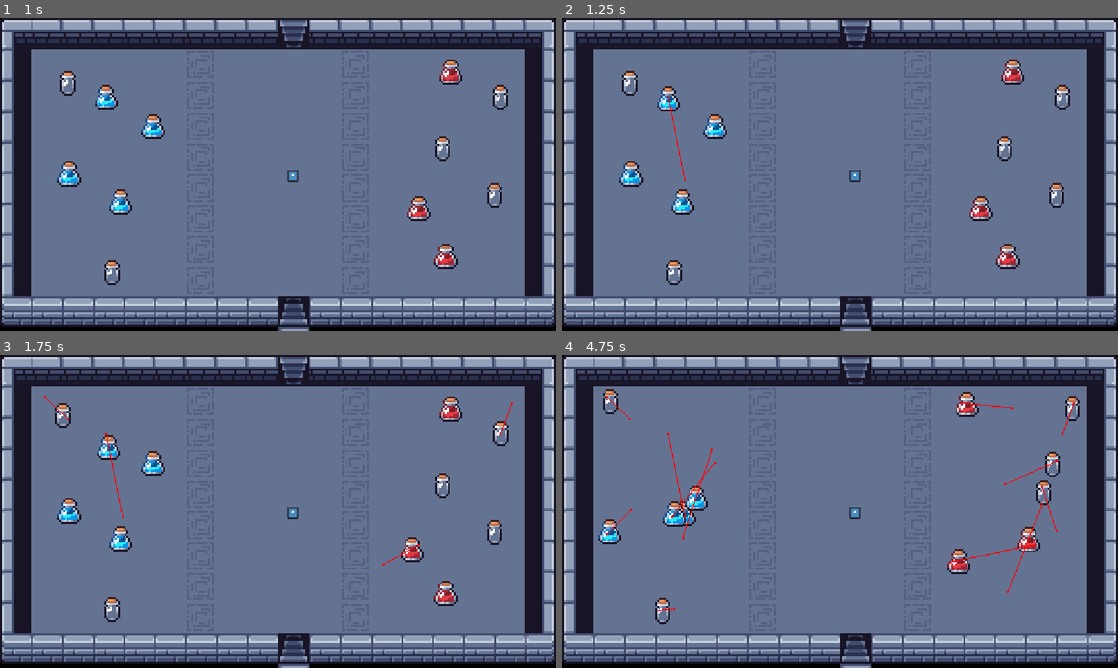
Above: before the commit, frames 1-4 (two rows, left to right).
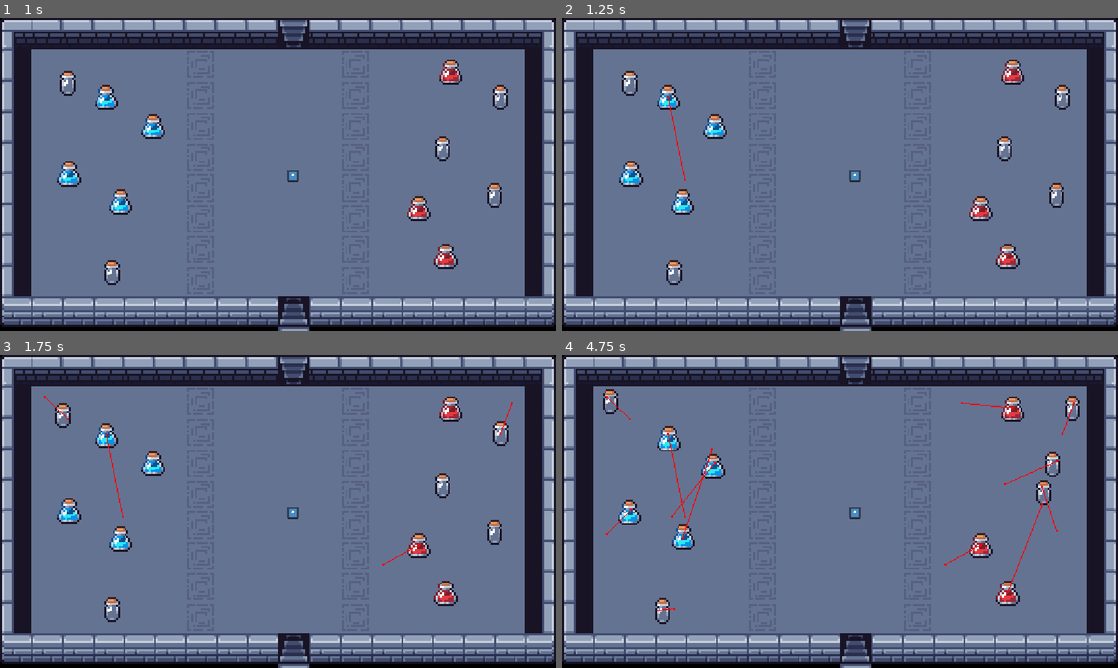
Above: after the commit, the same moments.

Repository: bnjmntmm/play_dungeon_crawler
Game: Godot game, scene res://scenes/start_room/start_room.tscn
The game is run twice, just before and just after one commit, with the same random seed, the same clock (stepped at 60 frames per second) and the same inputs. The engine's default icon, where the game draws it, is replaced by a stand-in: a white triangle on a blue panel in a dark square.
Inputs:
- Up to frame 1 (1 s): tap Enter (ui_accept) at 0.5, 0.77 s; hold Right (ui_right) from 0.53 s (still down)
- Up to frame 2 (1.25 s): keep holding Right (ui_right)
- Up to frame 3 (1.75 s): release Right (ui_right) at 1.28 s; hold Left (ui_left) from 1.28 s (still down); tap Enter (ui_accept) at 1.52 s
- Up to frame 4 (4.75 s): release Left (ui_left) at 2.03 s; hold Right (ui_right) 2.03-2.78 s; hold Up (ui_up) 2.78-3.53 s; tap Enter (ui_accept) at 3.02, 3.77, 4.52 s; hold Left (ui_left) from 3.53 s (still down)

Frame 1 is identical in both runs. In frame 2, 0.1% of the frame differs, in the area x 17-22%, y 21-30%; in frame 3, 0.7%; in frame 4, 3.1%, in the area x 6-86%, y 11-81%.

Commit message:
preview attack speed (as sound) + preview detection range

Diff:
--- a/feature/editor tool/ToolUI.tscn
+++ b/feature/editor tool/AnimalEditorToolUI.tscn
@@ -1,7 +1,7 @@
 [gd_scene format=3 uid="uid://b67wubyj4rlpj"]
 
-[ext_resource type="Texture2D" uid="uid://f7yyvqmuwkw5" path="res://feature/editor tool/Cracks/Cracks_04-512x512.png" id="1_hdnnn"]
-[ext_resource type="Texture2D" uid="uid://cx313cyyhra11" path="res://feature/editor tool/Cracks/Cracks_01-512x512.png" id="2_pifnq"]
+[ext_resource type="PackedScene" uid="uid://brw30a03c54k3" path="res://scenes/tileset_placeables/animal_scene.tscn" id="2_jd8r5"]
+[ext_resource type="Texture2D" uid="uid://cx313cyyhra11" path="res://feature/editor tool/Cracks/Cracks_01-512x512.png" id="3_mt0ab"]
 
 [sub_resource type="GDScript" id="GDScript_ie1n7"]
 script/source = "@tool
@@ -27,7 +27,10 @@
 var soundDictionary: Dictionary[int, AudioStream]
 
 const invalid_color:Color = Color(1,0,0)
-@onready var sprite_2d: Sprite2D = %Sprite2D
+@onready var animal_scene: AnimalScene = %AnimalScene
+@onready var attack_timer: Timer = %AttackTimer
+
+
 
 var config_file:AnimalConfig
 
@@ -97,7 +100,9 @@
 	for control:Control in grid_con.get_children():
 		var button := control.get_child(0) as Button
 		if button.is_hovered() == true:
-			sprite_2d.texture = buttonDictionary.get(button)
+			for child in animal_scene.get_children():
+				if child is Sprite2D:
+					child.texture = buttonDictionary.get(button)
 			config_file.sprite = buttonDictionary.get(button)
 
 func populate_sound_selection():
@@ -186,6 +191,7 @@
 	else:
 		attack_speed_text_edit.set_modulate(invalid_color)
 	print(\"new attack speed value: \", new_text)
+	attack_timer.wait_time = float(config_file.attack_speed)
 
 func _on_detection_range_text_edit_text_changed(new_text: String) -> void:
 	if new_text.is_valid_int():
@@ -194,6 +200,11 @@
 	else:
 		detection_range_text_edit.set_modulate(invalid_color)
 	print(\"new detection rate value: \", new_text)
+	var nodes =  animal_scene.get_tree().get_nodes_in_group(\"detection_range\")
+	var range_shape:CollisionShape2D =nodes[0]
+	if range_shape.shape is CircleShape2D:
+		range_shape.shape.radius = config_file.detection_range
+
 
 func set_value(lineEdit: LineEdit, value: int):
 	lineEdit.text = str(value)
@@ -269,6 +280,7 @@
 			i = int(attack_speed_text_edit.text)
 	i = i + 1
 	attack_speed_text_edit.text = str(i)
+	attack_speed_text_edit.text_changed.emit(str(i))
 
 
 func _on_attack_speed_down_button_pressed() -> void:
@@ -280,7 +292,7 @@
 			i = int(attack_speed_text_edit.text)
 	i = i - 1
 	attack_speed_text_edit.text = str(i)
-
+	attack_speed_text_edit.text_changed.emit(str(i))
 
 func _on_detection_range_up_button_pressed() -> void:
 	var i:int
@@ -302,6 +314,10 @@
 			i = int(detection_range_text_edit.text)
 	i = i - 1
 	detection_range_text_edit.text = str(i)
+
+
+func _on_attack_timer_timeout() -> void:
+	audio_stream_player.play()
 "
 
 [sub_resource type="LabelSettings" id="LabelSettings_p04p2"]
@@ -351,11 +367,13 @@
 size = Vector2i(559, 268)
 render_target_update_mode = 4
 
-[node name="Sprite2D" type="Sprite2D" parent="MarginContainer/VBoxContainer/HBoxContainer2/SubViewportContainer/SubViewport" unique_id=30905324]
-unique_name_in_owner = true
-position = Vector2(179, 71)
-scale = Vector2(0.2, 0.2)
-texture = ExtResource("1_hdnnn")
+[node name="AnimalScene" parent="MarginContainer/VBoxContainer/HBoxContainer2/SubViewportContainer/SubViewport" unique_id=775286256 instance=ExtResource("2_jd8r5")]
+unique_name_in_owner = true
+position = Vector2(224, 110)
+
+[node name="AttackTimer" type="Timer" parent="MarginContainer/VBoxContainer/HBoxContainer2/SubViewportContainer/SubViewport" unique_id=273348902]
+unique_name_in_owner = true
+autostart = true
 
 [node name="MarginContainer" type="MarginContainer" parent="MarginContainer/VBoxContainer/HBoxContainer2" unique_id=2097317905]
 layout_mode = 2
@@ -606,6 +624,7 @@
 
 [node name="AudioStreamPlayer" type="AudioStreamPlayer" parent="." unique_id=1746640066]
 
+[connection signal="timeout" from="MarginContainer/VBoxContainer/HBoxContainer2/SubViewportContainer/SubViewport/AttackTimer" to="." method="_on_attack_timer_timeout"]
 [connection signal="text_changed" from="MarginContainer/VBoxContainer/HBoxContainer2/MarginContainer/GridContainer/BoxContainer/Health_TextEdit" to="." method="_on_health_text_edit_text_changed"]
 [connection signal="pressed" from="MarginContainer/VBoxContainer/HBoxContainer2/MarginContainer/GridContainer/BoxContainer/VBoxContainer/Health_Up_Button" to="." method="_on_health_up_button_pressed"]
 [connection signal="pressed" from="MarginContainer/VBoxContainer/HBoxContainer2/MarginContainer/GridContainer/BoxContainer/VBoxContainer/Health_Down_Button" to="." method="_on_health_down_button_pressed"]
--- a/scenes/tileset_placeables/animal_scene.gd
+++ b/scenes/tileset_placeables/animal_scene.gd
@@ -46,6 +46,9 @@
 ## health / fed amount coming from the config
 var health : int
 
+# amountof damage done by animal, not being used yet
+var damage : int
+
 func _ready() -> void:
 	super._ready()
 	player = get_tree().get_first_node_in_group("player") as PlayerCharacter
@@ -64,6 +67,9 @@
 		push_error("AnimalScene requires an AnimalConfig")
 		return
 	health = anim_config.health
+	movement_speed = anim_config.speed
+	attack_windup_timer.wait_time = float(anim_config.attack_speed)
+	damage = anim_config.damage
 
 func set_movement_target(movement_target: Vector2):
 	navigation_agent.set_target_position(movement_target)
--- a/scenes/tileset_placeables/animal_scene.tscn
+++ b/scenes/tileset_placeables/animal_scene.tscn
@@ -10,7 +10,7 @@
 radius = 16.492422
 
 [sub_resource type="CircleShape2D" id="CircleShape2D_n5yd6"]
-radius = 39.319206
+radius = 1.0
 
 [node name="AnimalScene" type="CharacterBody2D" unique_id=775286256]
 collision_layer = 4
@@ -42,7 +42,7 @@
 collision_layer = 0
 collision_mask = 2
 
-[node name="CollisionShape2D" type="CollisionShape2D" parent="PlayerDetectionArea" unique_id=149455349]
+[node name="CollisionShape2D" type="CollisionShape2D" parent="PlayerDetectionArea" unique_id=149455349 groups=["detection_range"]]
 shape = SubResource("CircleShape2D_n5yd6")
 debug_color = Color(0.500858, 0.58136106, 1.92523e-07, 0.41960785)
 
Not shown: 1 places in feature/editor tool/AnimalEditorToolUI.tscn that only renumber resources
